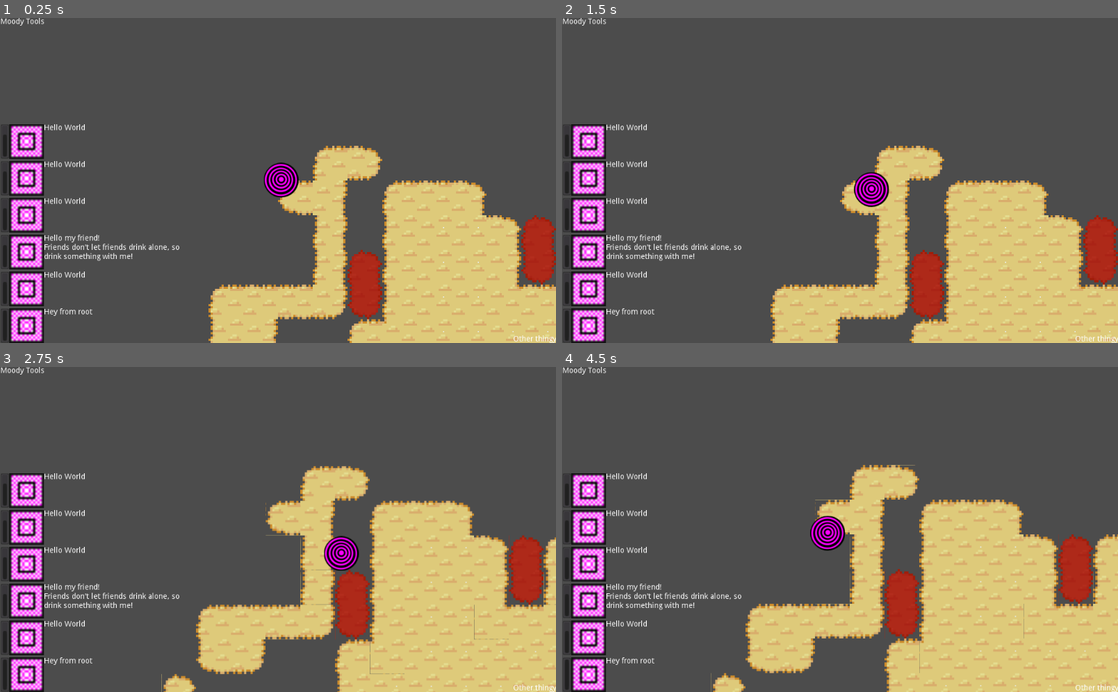
Above: before the commit, frames 1-4 (two rows, left to right).
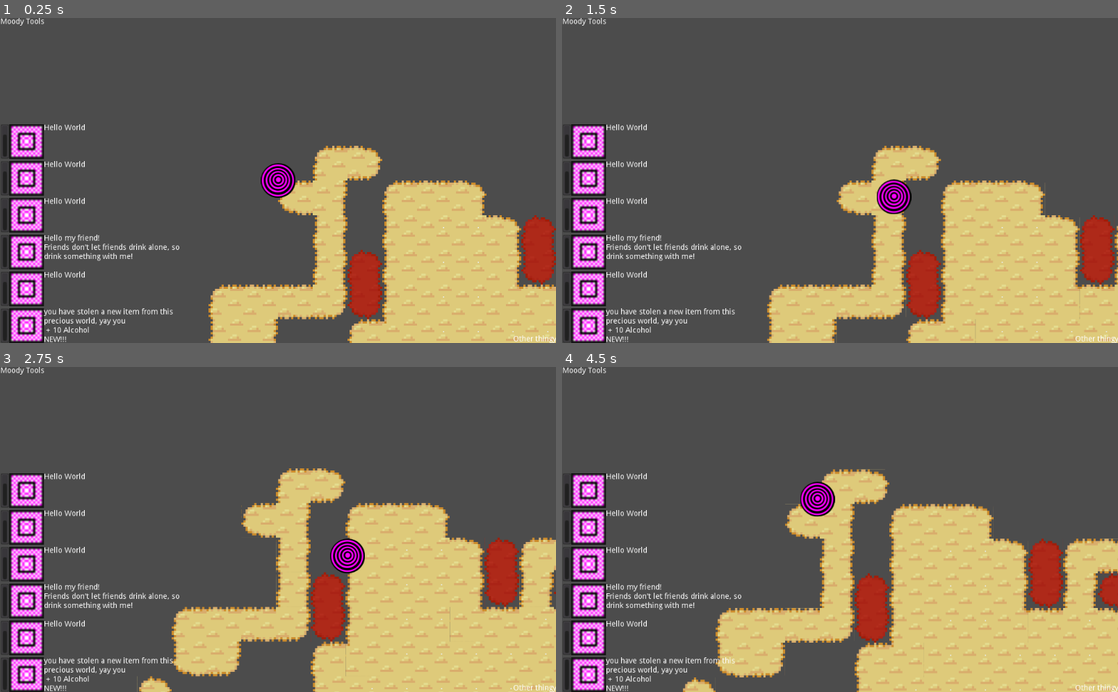
Above: after the commit, the same moments.

Repository: xFrednet/moody-tools
Game: Godot game, scene res://in_game.tscn
Two runs of this game, one before a commit and one after it. Both use one fixed random seed, a clock stepped at 60 frames per second and the inputs below.
Inputs (mouse positions are in pixels of both pictures, inside the frame that each line leads up to):
- Up to frame 1 (0.25 s): no input
- Up to frame 2 (1.5 s): move the mouse to (962, 164) at 0.52 s; hold D (right) 0.53-1.28 s; click (962, 164) at 0.67 s; move the mouse to (728, 196) at 1.27 s; hold S (down) from 1.28 s (still down)
- Up to frame 3 (2.75 s): move the mouse to (333, 458) at 2.02 s; release S (down) at 2.03 s; hold D (right) from 2.03 s (still down)
- Up to frame 4 (4.5 s): move the mouse to (812, 594) at 2.77 s; release D (right) at 2.78 s; hold W (up) 2.78-3.53 s; click (812, 594) at 2.92 s; move the mouse to (1006, 578) at 3.52 s; hold A (left) from 3.53 s (still down); move the mouse to (673, 480) at 4.27 s

The runs differ from the first frame. In frame 1, 1.0% of the frame differs, in the area x 0-54%, y 44-100%; in frame 2, 5.6%; in frame 3, 17%; in frame 4, 20%, in the area x 0-100%, y 30-100%.

Commit message:
Programming a drunk is hard

Diff:
--- a/item/item_info.gd
+++ b/item/item_info.gd
@@ -2,15 +2,18 @@
 
 const WOOD_ID = "i:wood"
 const STONE_ID = "i:stone"
+const ALCOHOL_ID = "i:alcohol"
 
 const ITEM_NAMES = {
 	"i:wood": "Wood",
-	"i:stone": "Stone"
+	"i:stone": "Stone",
+	"i:alcohol": "Alcohol"
 }
 
 var item_textures = {
 	"i:wood": load("res://item/texture/wood.png"),
 	"i:stone": load("res://item/texture/stone.png"),
+	"i:alcohol": load("res://item/texture/alcohol.png"),
 }
 
 var null_texture = load("res://item/texture/null.png")
--- a/player/player.gd
+++ b/player/player.gd
@@ -10,6 +10,8 @@
 	$equipment.set_boots(DunkBoots.new())
 	$equipment.set_backpack(HungryBackpack.new())
 
+	$equipment.get_backpack().pickup_item(Item.new(ItemInfo.ALCOHOL_ID, 10))
+
 	pass
 
 func _physics_process(delta: float) -> void:
--- a/tools/boots/boots.gd
+++ b/tools/boots/boots.gd
@@ -4,6 +4,10 @@
 
 func _ready() -> void:
 	pass
+
+func _display_random_status(texts: Array) -> void:
+	var index = randi() % texts.size()
+	_display_status(texts[index])
 
 func _display_status(text: String) -> void:
 	GameData.ingame_menu.find_node("tool_status_display").find_node("boots").set_status(text)
@@ -27,3 +31,6 @@
 		velocity.y -= 1
 
 	return velocity
+
+func update_mood_display() -> void:
+	GameData.ingame_menu.find_node("tool_status_display").find_node("boots").set_mood(mood)
--- a/tools/boots/dunk_boots.gd
+++ b/tools/boots/dunk_boots.gd
@@ -6,7 +6,29 @@
 const ALC_MULTIPLIER = 2000
 const AGE_MULTIPLIER = 3000
 const MIN_ALC_LEVEL = 20
-const DRUNK_MOTION_SPEED = 100
+const DRUNK_MOTION_SPEED = 1500
+
+const GOT_ALCOKOL = [
+	"Thank you, that's so tasty",
+	"Hello bottle my old friend, I've come to talk to you again",
+	"Alc is the best",
+	"I love you my darling, you are the only bottle for me",
+	"Keep it flowing",
+	"More alc more fun!!! :3"
+]
+const UNUSABLE_ITEM = [
+	"Take that away, I can't drink that!!!!",
+	"There is no alcohol inside :/",
+	"That is disgusting",
+	"Eat what you want, but I only want alcohol"
+]
+
+const ALC_LEVEL_CHANGE = [
+	["I'm getting desperate", "I'm pretty dry, I NEEED ALC", "I'm getting disgusting low on alcohol", "I'm getting Withdrawal symptoms, I only have a level of 2.0"],
+	["I'm getting sober", "Sober life, is a sad live, but at least I can drive", "Is a sober life even worth living"],
+	["I could handle some more alc", "One more bottle please ^^", "You should find some alc soon"],
+	["I'm le dunk", "Alc, alc, alc is awesome", "More alc more fun"]
+]
 
 const random_quote = [
 	"I drink to make other boots more interesting *cheers*",
@@ -16,37 +38,104 @@
 	"Voddi, is my life water"
 ]
 
-var alc_level = 50.0
+var alc_level = 39.0
 var delta = 0.0
 var drunk_motion = Vector2(1.0, 0)
+var drunk_level = 0
 
 func _ready() -> void:
 	_display_status("Hello my friend!\nFriends don't let friends drink alone, so drink something with me!")
 	pass
 
 func get_movement(delta: float) -> Vector2:
-	var rot = 0
-	var alc_sensation = (alc_level - MIN_ALC_LEVEL) / 100.0
-	if alc_level > MIN_ALC_LEVEL:
-		rot = sin(self.delta * 10)
+	var speed = get_speed(delta)
+	var input_motion = get_movement_request()
+
+	match drunk_level:
+		0, 1:
+			return (input_motion * speed) + (drunk_motion * DRUNK_MOTION_SPEED * delta)
+		2:
+			var rot = sin(self.delta * 10) * randf() * 0.5
+			return (input_motion.rotated(rot) * speed) + (drunk_motion * DRUNK_MOTION_SPEED * delta * 0.5)
+		3:
+			var rot = sin(self.delta * 10) * randf() * 1.5
+			return (input_motion.rotated(rot) * speed) + (drunk_motion * DRUNK_MOTION_SPEED * delta)
+		4:
+			var rot = sin(self.delta * 10) * randf() * 2
+			return (input_motion.rotated(rot) * speed * 0.75) + (drunk_motion * DRUNK_MOTION_SPEED * delta * speed * 0.2)
+
+	return Vector2()
+
+func give_item_by_id(id: String):
+	if (id == ItemInfo.ALCOHOL_ID):
+		_display_random_status(GOT_ALCOKOL)
+		_change_mood(+25.0 + 15.0 * (1.0 - randf() * randf()))
+		_change_alc(+15.0 + 15.0 * randf() * randf())
 	else:
-		rot = sin(self.delta * 100)
-
-	var speed = get_speed(delta)
-	var input_motion = get_movement_request().rotated(rot) * (speed)
-
-	return input_motion + drunk_motion * DRUNK_MOTION_SPEED * alc_sensation
+		var alc_sensation = (alc_level - MIN_ALC_LEVEL) / 100.0
+		_display_random_status(UNUSABLE_ITEM)
+		_change_mood(-25.0 * randf() * randf() + 25.0 * (1 - (alc_sensation * alc_sensation)))
 
 func _process(delta: float) -> void:
 	self.delta += delta
+	var prev_alc_level = alc_level
+	_change_alc(-1 * delta)
 
-	var b = 0.3
-	drunk_motion.x = drunk_motion.x * (1 - b) + (randf() * 2 - 1) * b
-	drunk_motion.y = drunk_motion.y * (1 - b) + (randf() * 2 - 1) * b
-	drunk_motion = drunk_motion.normalized()
+	if (alc_level < 10):
+		if (prev_alc_level > 10):
+			_display_random_status(ALC_LEVEL_CHANGE[0])
+		_change_mood(-5 * delta)
+		drunk_level = 0
+	elif (alc_level < 20):
+		if (prev_alc_level > 20):
+			_display_random_status(ALC_LEVEL_CHANGE[0])
+		_change_mood(-3 * delta)
+		drunk_level = 1
+	elif (alc_level < 40):
+		if (prev_alc_level < 20):
+			_display_random_status(ALC_LEVEL_CHANGE[1])
+		_change_mood(-1 * delta)
+		drunk_level = 2
+	elif (alc_level < 60):
+		if (prev_alc_level < 40):
+			_display_random_status(ALC_LEVEL_CHANGE[2])
+		_change_mood(+1 * delta)
+		drunk_level = 3
+	elif (alc_level < 80):
+		if (prev_alc_level < 60):
+			_display_random_status(ALC_LEVEL_CHANGE[3])
+		_change_mood(+5 * delta)
+		drunk_level = 4
+	elif (alc_level < 100):
+		_change_mood(+50 * delta)
+
+	_gen_drunk_motion()
+
+func _gen_drunk_motion() -> void:
+	match drunk_level:
+		0:
+			var rot = sin(self.delta * 75)
+			drunk_motion = Vector2(500 * rot, 0)
+		1:
+			var rot = sin(self.delta * 75)
+			drunk_motion = Vector2(100 * rot, 0)
+		2:
+			drunk_motion = Vector2()
+		3, 4:
+			var b = 0
+			match drunk_level:
+				3: b = 0.2
+				4: b = 0.4
+
+			drunk_motion.x = drunk_motion.x * (1 - b) + (randf() * 2 - 1) * b
+			drunk_motion.y = drunk_motion.y * (1 - b) + (randf() * 2 - 1) * b
+			drunk_motion = drunk_motion.normalized()
 
 func get_speed(delta: float) -> float:
 	var alc_sensation = (alc_level - MIN_ALC_LEVEL) / 100.0
 	return (BASE_SPEED +
 		ALC_MULTIPLIER * (alc_sensation * alc_sensation) +
 		AGE_MULTIPLIER * ((max_age - age) / max_age)) * delta
+
+func _change_alc(change: float) -> void:
+	alc_level = clamp(alc_level + change, 0.0, 100.0)
Binary file added: item/texture/alcohol.png
Not shown, added: item/texture/alcohol.png.import
